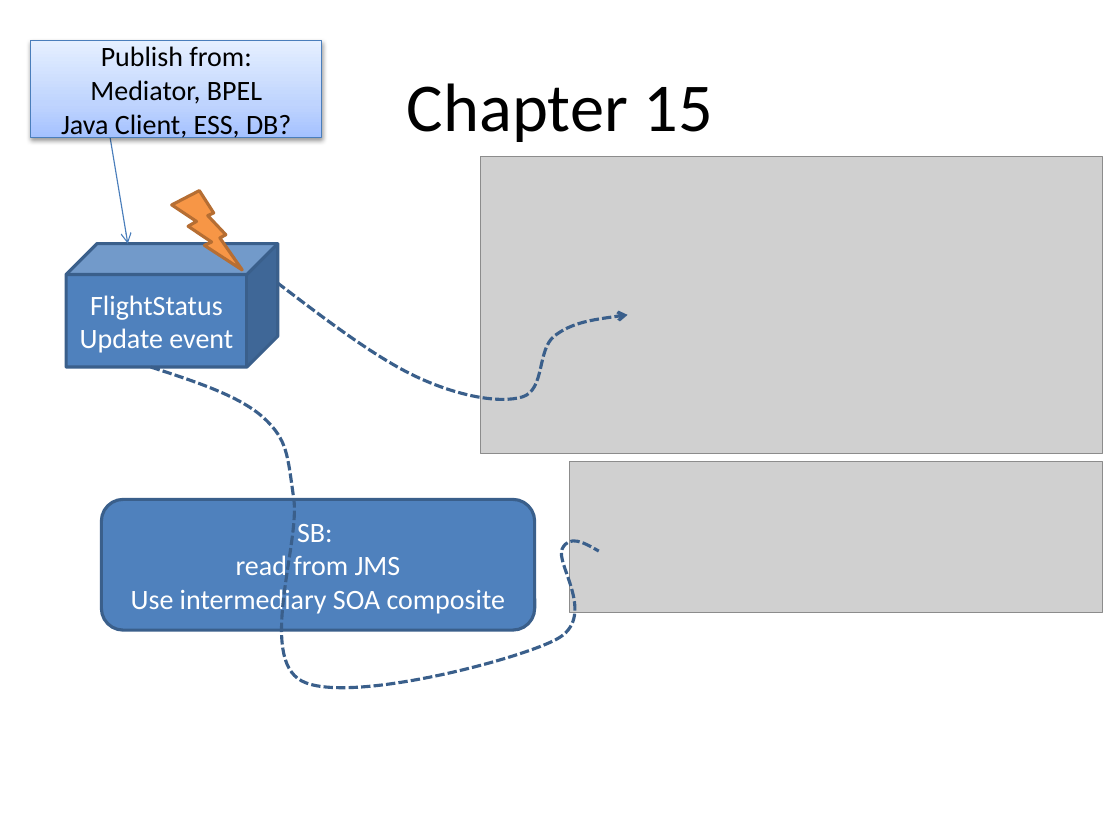
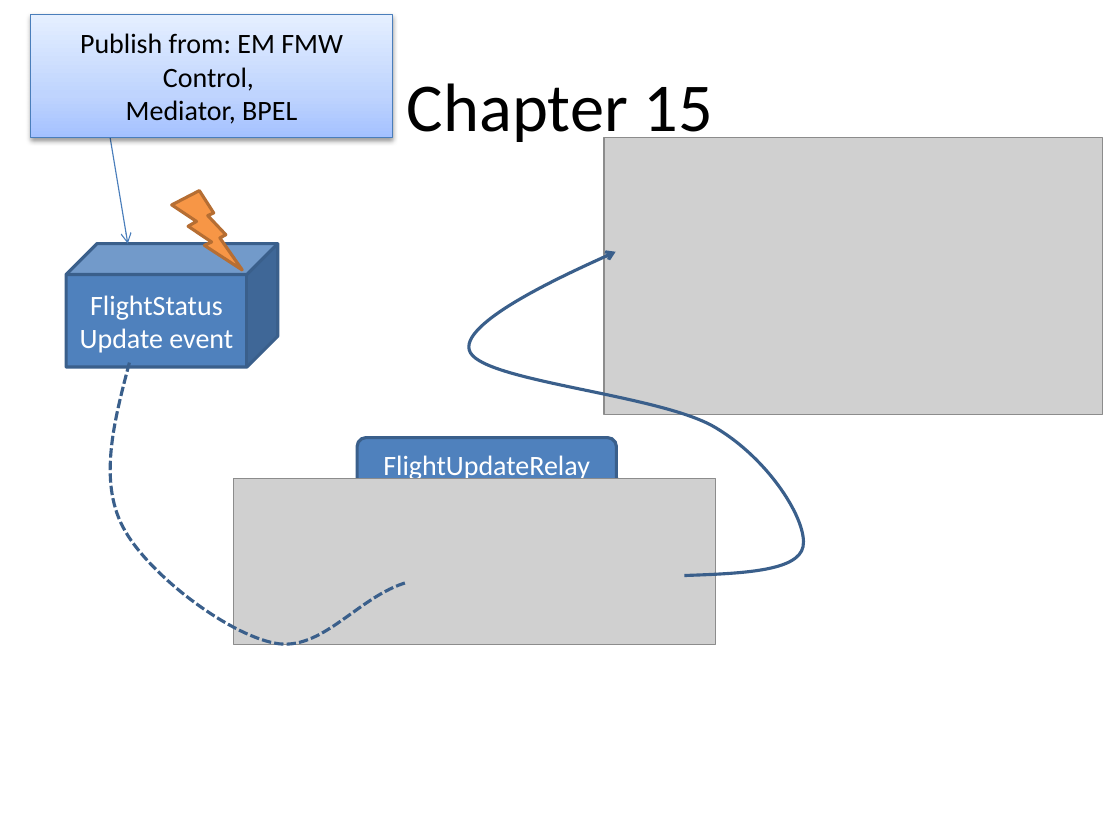
Before and after one commit to lucasjellema/soasuitehandbook, a slide deck: slide 18 of ChapterOverviews_picturesOfService.pptx. Drawn at 1120x840 pixels with LibreOffice and Linux fonts; fonts in the diff are those of the drawing; grey boxes stand for pictures. Boxes give left, top, right and bottom in pixels: in the first picture for what was removed or moved away, otherwise in the second. Text is boxed around its words. In the diff, an @@ line names an element or a change of style, - is before the commit and + after.

Commit message:
Added images for chapter 15

```diff
--- a/ChapterOverviews_picturesOfService.pptx
+++ b/ChapterOverviews_picturesOfService.pptx
@@ rectangle "Publish from: EM FMW Control,": place and size @@
-rectangle "Publish from: EM FMW Control," at [31, 40, 323, 138]
+rectangle "Publish from: EM FMW Control," at [31, 15, 393, 138]
@@ text in rectangle at [80, 33, 343, 91]: text changed @@
-Publish from:
+Publish from: EM FMW Control,
@@ text in rectangle at [61, 114, 291, 140]: paragraph removed @@
-Java Client, ESS, DB?
@@ picture: place and size @@
-picture at [480, 157, 1102, 454]
+picture at [604, 138, 1102, 414]
@@ freeform shape added at [469, 252, 803, 576], outline #3A5F8C 2 pt @@
@@ freeform shape removed at [278, 282, 628, 399] @@
@@ freeform shape: place and size @@
-freeform shape at [151, 367, 599, 688]
+freeform shape at [110, 363, 408, 644]
@@ rounded rectangle added at [357, 438, 617, 491], fill #4F81BD, outline #3A5F8C 2 pt, 18 pt, text #FFFFFF @@
+FlightUpdateRelay
@@ picture added at [234, 478, 717, 644] @@
@@ picture removed at [570, 461, 1102, 613] @@
@@ rounded rectangle removed at [102, 500, 535, 631] @@
-SB:
-read from JMS
-Use intermediary SOA composite
```
Also in this commit, not shown: 1 slide added.
